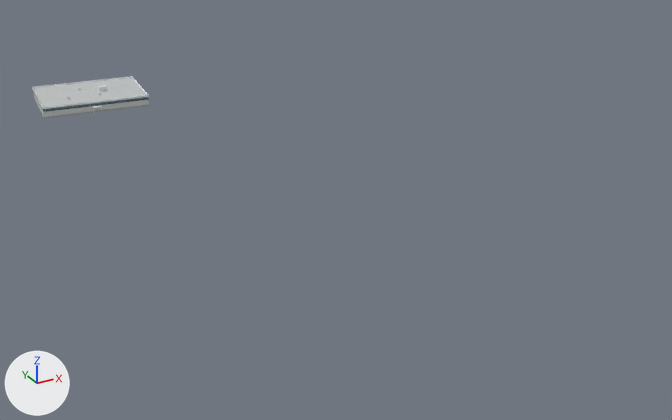
The glTF model public/models/generic/1_1.glb: old version first, new version second.
The view is the same before and after, from a 50 mm lens placed at (-43.3, -278.9, 173.8), pointed at (159.9, 90.4, -10.8). Lighting does not change. The marker at lower left points along +X, +Y and +Z. The picture after the commit comes second.

Names of what the first picture shows: '1114843839'.
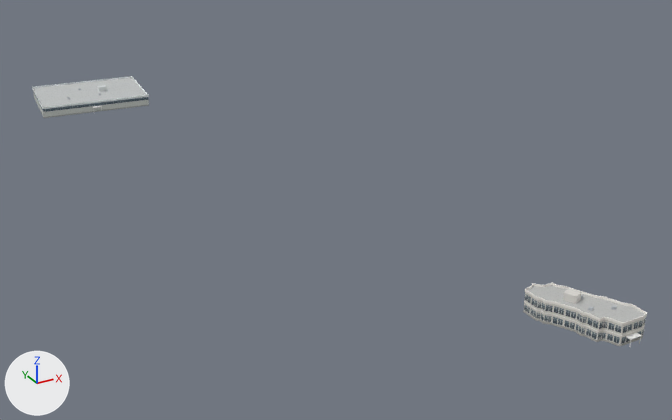
Edits to the bpy script that builds the scene:
```text
Add img_gen_office:
    img_gen_office = load_image('gen_office', '_unpacked/gen_office', 256, 256, 'sRGB')
Add img_gen_office_n:
    img_gen_office_n = load_image('gen_office_n', '_unpacked/gen_office_n', 256, 256, 'Non-Color')
Add mat_gen_office_t:
    mat_gen_office_t = bpy.data.materials.new('gen_office_t')
    # uses the picture img_gen_office
    # uses the picture img_gen_office_n
Add me_scan_096:
    me_scan_096.from_pydata(...)  # 368 vertices, 522 faces; spans x -13.1..13.4, y -19.5..20.1, z 0.0..11.7
    # faces by material slot: [48, 452, 22]
    me_scan_096.materials.append(mat_gen_office_t)
    me_scan_096.materials.append(mat_gen_trim_t)
    me_scan_096.materials.append(mat_gen_flat_t)
Add ob_scan_096:
    ob_scan_096 = bpy.data.objects.new('scan-096', me_scan_096)
    ob_scan_096.location = (176.3, -65.2, 0.0)
```

Pixel boxes (x1, y1, x2, y2) of what changed, in the pictures (672 x 420 px):
'scan-096', added
    after: (523, 283, 647, 347)
    faces in mat_gen_office_t: (524, 292, 646, 345)
    faces in mat_gen_flat_t: (528, 285, 645, 322)
    faces in mat_gen_trim_t: (523, 283, 647, 347)
